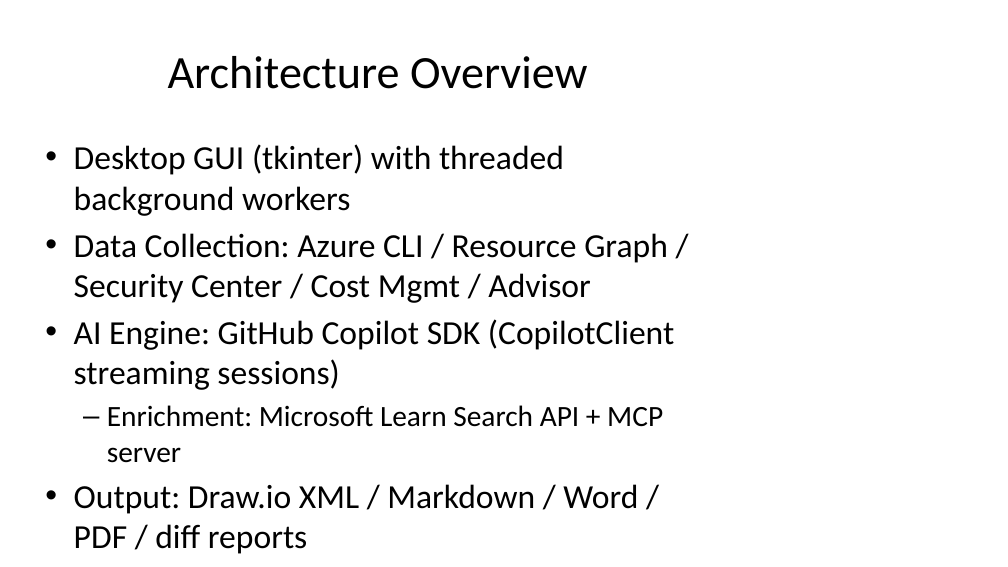
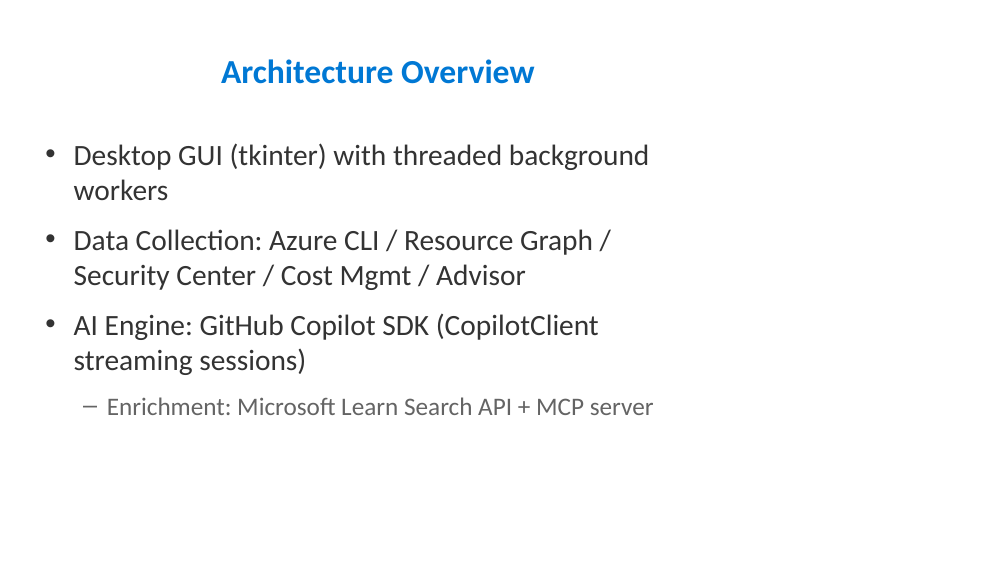
Before and after one commit to aktsmm/azure-ops-dashboard, a slide deck: slide 13 of presentations/AzureOpsDashboard.pptx (slide 7 before the commit). Drawn at 1008x567 pixels with LibreOffice and Linux fonts; fonts in the diff are those of the drawing. Boxes give left, top, right and bottom in pixels: in the first picture for what was removed or moved away, otherwise in the second. Text is boxed around its words. In the diff, an @@ line names an element or a change of style, - is before the commit and + after.

Commit message:
docs: PPTX v4 — 28pt font, full info restored, 21 slides with screenshot placeholders

```diff
--- a/presentations/AzureOpsDashboard.pptx
+++ b/presentations/AzureOpsDashboard.pptx
@@ title "Architecture Overview" at [221,59,534,84]: size 44 to 32 pt, text colour #000000 to #0078D4, bold on @@
@@ text "Desktop GUI (tkinter) with threaded ..." at [74,143,654,415]: size 32 to 28 pt, text colour #000000 to #333333 in "Desktop GUI (tkinter) with threaded background workers", "Data Collection: Azure CLI / Resource Graph ...", "AI Engine: GitHub Copilot SDK (CopilotClient streaming ..."; size 28 to 24 pt, text colour #000000 to #646464 in "Enrichment: Microsoft Learn Search API + MCP ..."; more space between paragraphs @@
@@ text at [74,484,638,554]: paragraphs removed @@
-• Output: Draw.io XML / Markdown / Word / PDF / diff reports
-• Packaging: PyInstaller single-exe distribution
```
Also in this commit, not shown: 10 other slides changed, 10 slides added, 1 other file.
